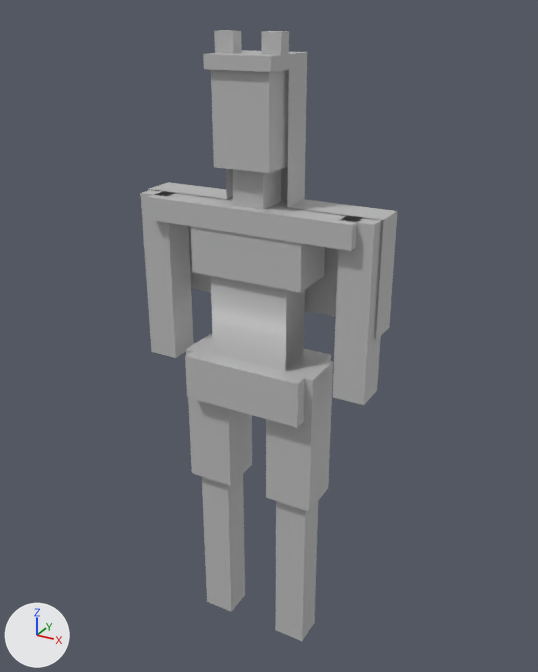
The FBX model Gauntlet/Assets/Maya Assets/Berserker.fbx, before and after one commit.
Before and after are seen from a camera (50 mm lens) standing at (1.011, -1.743, 1.008) and looking at (0.008, 0.08, 0.096). Every picture has the same lights, and +X, +Y and +Z are marked at lower left. Where no turn or scale is listed for an object, it has been applied to the vertices.
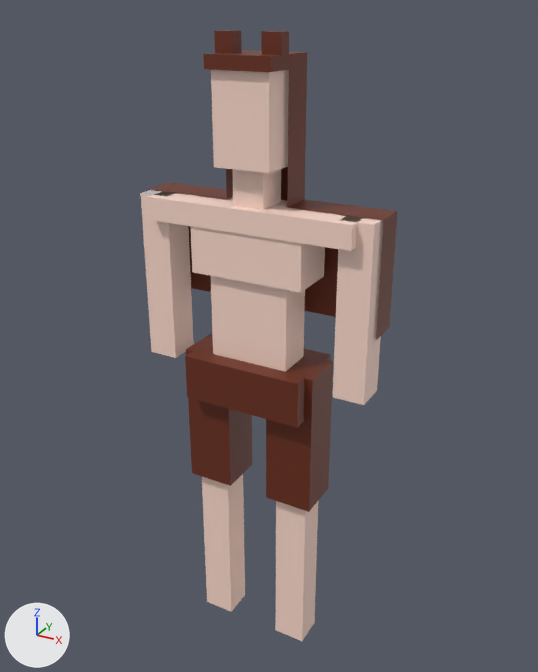
The newer file is also turned or shifted as a whole; pictures and numbers use the older file's frame.

Patch to the scene script:
```diff
--- a/Gauntlet/Assets/Maya Assets/Berserker.fbx.py
+++ b/Gauntlet/Assets/Maya Assets/Berserker.fbx.py
@@ mat_hood @@
+mat_hood = principled_material('hood')
+mat_hood.base_color = (0.148, 0.0258, 0.00858)  # brown #6b2d17
@@ mat_pants @@
+mat_pants = principled_material('pants')
+mat_pants.base_color = (0.0471, 0.00784, 0.00392)  # dark red #3d160d
@@ mat_skin @@
+mat_skin = principled_material('skin')
+mat_skin.base_color = (1.0, 0.721, 0.622)  # beige #ffddcf
@@ me_mesh @@
 me_mesh.from_pydata(...)  # 158 vertices, 136 faces; spans x -0.37..0.37, y -0.11..0.11, z -0.96..0.96
 # used by ob_pcube6; location = (0.0, 0.028, 0.0)
+# me_mesh part 1: edges marked sharp go from 208 to 276
+# me_mesh part 2: 39 of the faces centred in x -0.22..0.22, y -0.11..0.11, z -0.17..0.05 switch from mat_lambert2 (grey #bcbcbc) to mat_hood (brown #6b2d17)
+# me_mesh part 3: 36 of the faces centred in x -0.36..0.36, y -0.08..0.09, z 0.0..0.87 switch from mat_lambert2 (grey #bcbcbc) to mat_skin (beige #ffddcf)
+# me_mesh part 4: 10 of the faces centred in x -0.19..0.19, y -0.05..0.05, z -0.96..-0.68 switch from mat_lambert2 (grey #bcbcbc) to mat_skin (beige #ffddcf)
+# me_mesh part 5: 33 of the faces centred in x -0.37..0.37, y -0.1..0.1, z 0.35..0.96 switch from mat_lambert3 (grey #bcbcbc) to mat_hood (brown #6b2d17)
+me_mesh.materials.append(mat_pants)  # dark red #3d160d
```

Where the change shows, as pixel boxes (x1, y1, x2, y2) in the pictures (538 x 672 px):
'pCube6', shading changed, recoloured (grey to beige)
    both: (140, 30, 398, 641)
part 1 of me_mesh, shading changed
    both: (142, 189, 175, 196)
part 2 of me_mesh, recoloured (grey to brown)
    both: (185, 334, 333, 512)
part 3 of me_mesh, recoloured (grey to beige)
    both: (140, 70, 383, 405)
part 4 of me_mesh, recoloured (grey to beige)
    both: (202, 474, 318, 641)
part 5 of me_mesh, recoloured (grey to brown)
    both: (148, 30, 398, 340)
